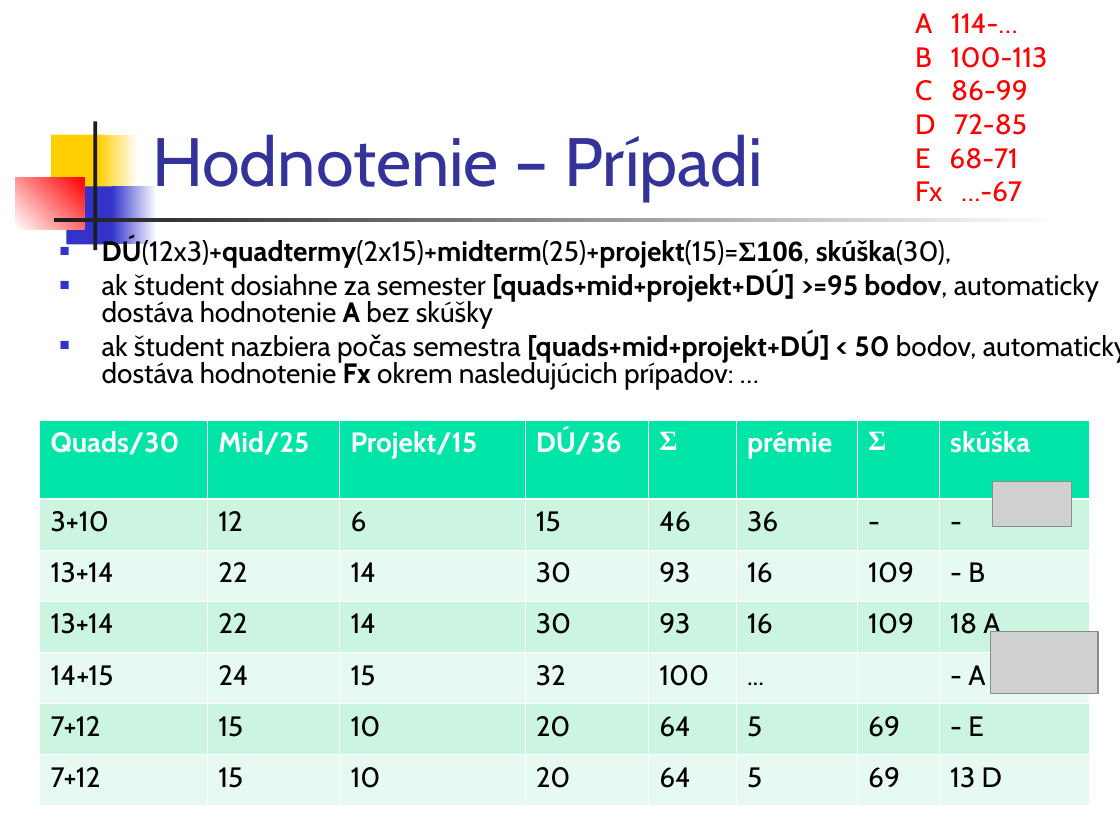
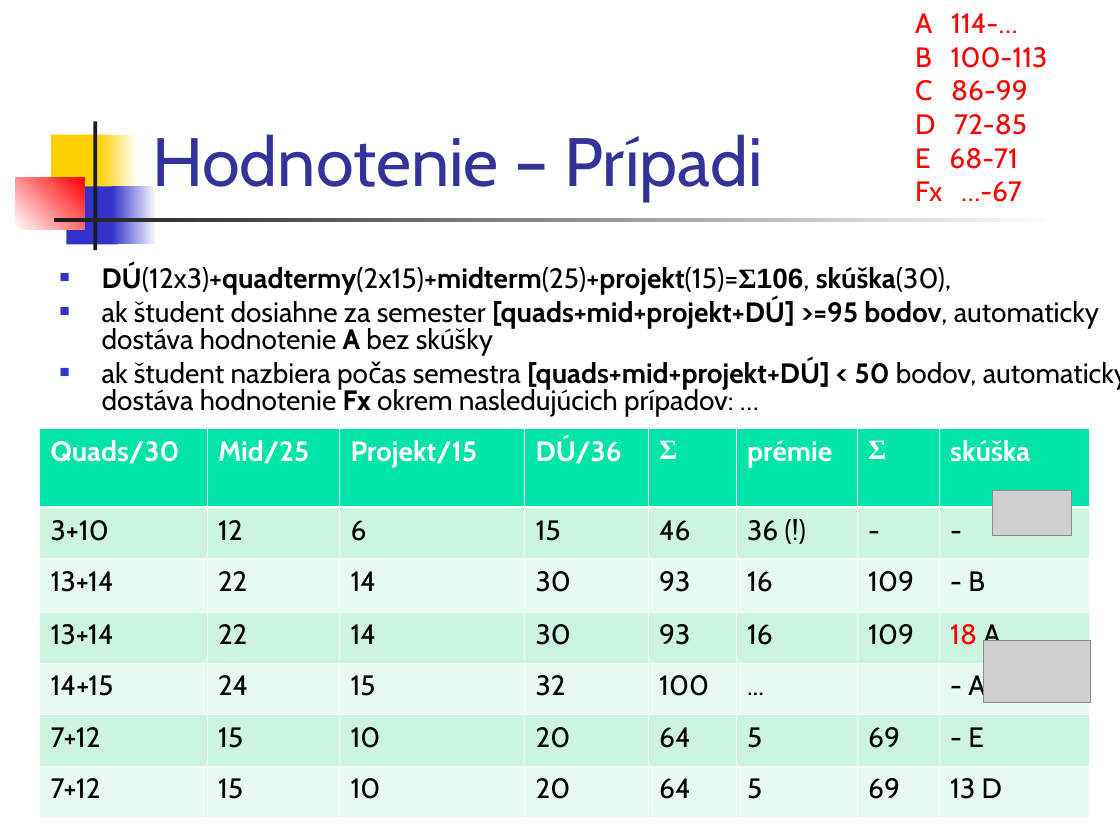
Before and after one commit to Programovanie4/Prednasky, a slide deck: slide 4 of 01/01_java.ppt. Drawn at 1120x840 pixels with LibreOffice and Linux fonts; fonts in the diff are those of the drawing; grey boxes stand for pictures. Boxes give left, top, right and bottom in pixels: in the first picture for what was removed or moved away, otherwise in the second. Text is boxed around its words. In the diff, an @@ line names an element or a change of style, - is before the commit and + after.

```diff
--- a/01/01_java.ppt
+++ b/01/01_java.ppt
@@ text "DÚ(12x3)+quadtermy(2x15)+midterm(25)+projekt(15)=Σ106, skúšk ...": place and size @@
-text "DÚ(12x3)+quadtermy(2x15)+midterm(25)+projekt(15)=Σ106, skúšk ..." at (102, 238, 1120, 389)
+text "DÚ(12x3)+quadtermy(2x15)+midterm(25)+projekt(15)=Σ106, skúšk ..." at (102, 264, 1120, 416)
@@ table at (39, 429, 1086, 818) @@
-row 2, column 6: 36
+row 2, column 6: 36 (!)
@@ text colour #000000 to #FF0000 in "18" @@
@@ table: place and size @@
-table at (39, 420, 1088, 805)
+table at (39, 429, 1086, 818)
@@ picture: place and size @@
-picture at (992, 482, 1072, 526)
+picture at (992, 491, 1072, 535)
@@ picture: place and size @@
-picture at (991, 632, 1099, 693)
+picture at (983, 641, 1091, 702)
```
Also in this commit, not shown: 12 other slides changed, 1 other file.
